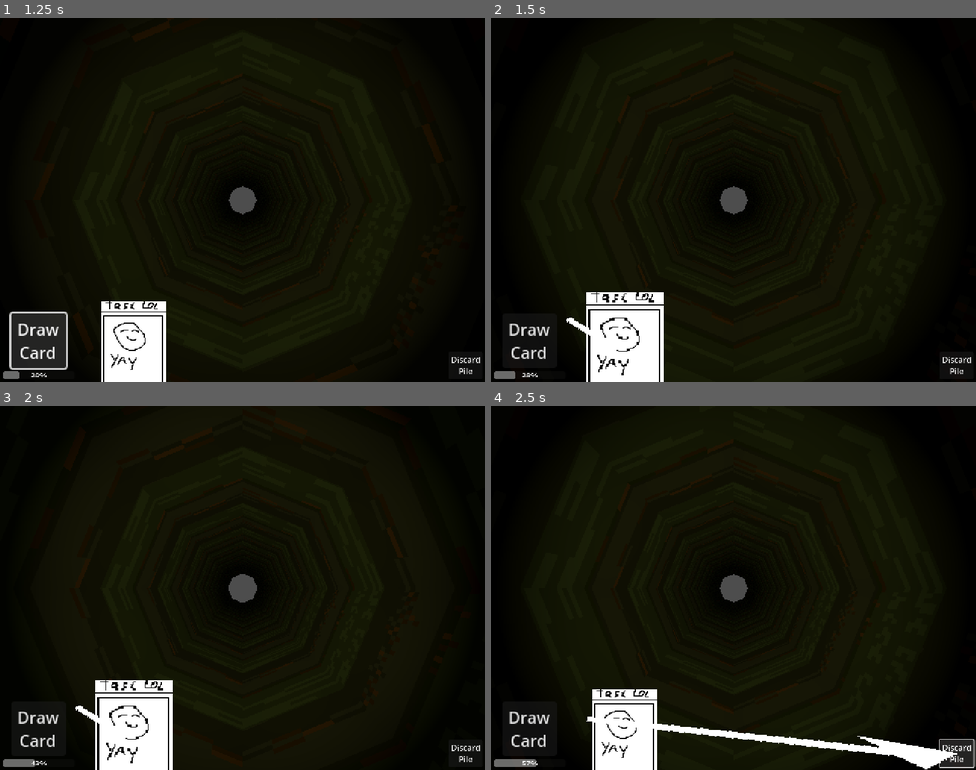
Above: before the commit, frames 1-4 (two rows, left to right).
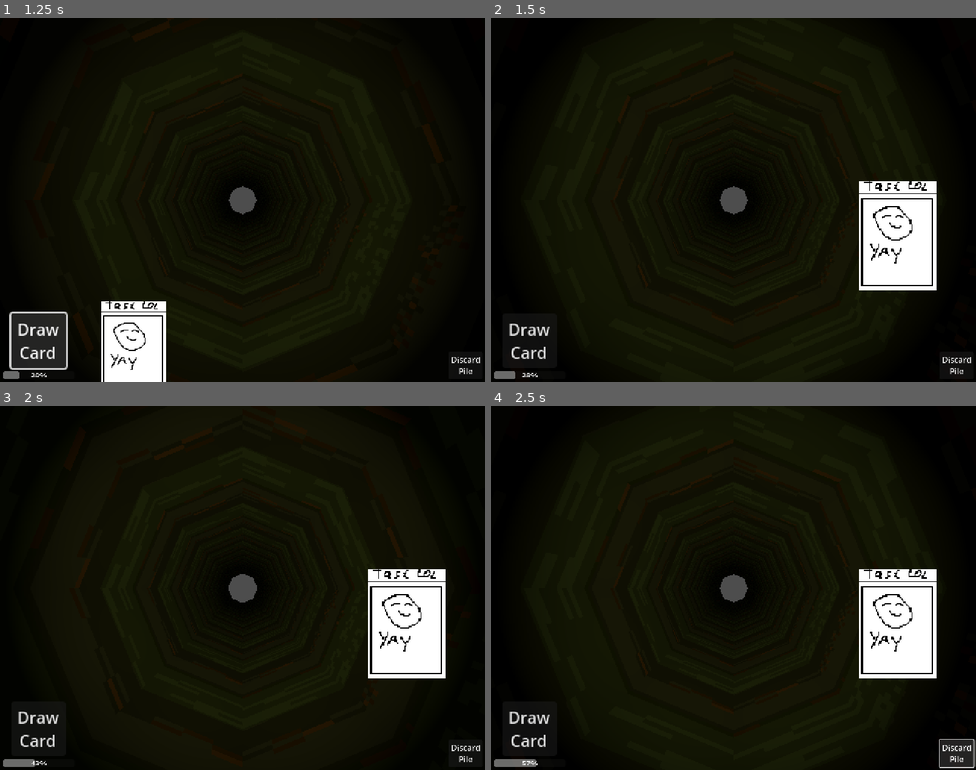
Above: after the commit, the same moments.

Repository: SoulPixelIV/arceus-century
Game: Godot game, scene res://scene.tscn
Two runs of this game, one before a commit and one after it. Both use one fixed random seed, a clock stepped at 60 frames per second and the inputs below.
Inputs (mouse positions are in pixels of both pictures, inside the frame that each line leads up to):
- Up to frame 1 (1.25 s): click "Draw Card" at 0.5 s
- Up to frame 2 (1.5 s): click (626, 345) at 1.25 s
- Up to frame 3 (2 s): no input
- Up to frame 4 (2.5 s): click "Discard Pile" at 2 s

Frame 1 is identical in both runs. In frame 2, 7.8% of the frame differs, in the area x 15-92%, y 44-100%; in frame 3, 7.8%; in frame 4, 8.5%, in the area x 19-97%, y 44-100%.

Commit message:
Replaced card arrow with selected floating card on screen

Diff:
--- a/Scripts/card.gd
+++ b/Scripts/card.gd
@@ -1,18 +1,42 @@
 extends TextureButton
 
 var handPos = 0
+var original_posX = 0
+var original_posY = 0
 var card_ui_parent = null
+var curr_hovered = false
+var card_is_selected = false
 
 func _ready() -> void:
 	pivot_offset = size / 2
 
 func _on_mouse_entered() -> void:
-	scale = Vector2(1.2, 1.2)
+	if !card_is_selected:
+		curr_hovered = true
+		z_index = 100
+		scale = Vector2(1.2, 1.2)
+		position += Vector2(0, -20)
 
 func _on_mouse_exited() -> void:
-	scale = Vector2(1, 1)
+	if !card_is_selected:
+		curr_hovered = false
+		z_index = 0
+		scale = Vector2(1, 1)
+		position -= Vector2(0, -20)
 
 func _on_button_down() -> void:
-	if !card_ui_parent.card_selected:
-		card_ui_parent.card_selected = true
-		card_ui_parent.arrow_start_pos = position
+	if curr_hovered and !card_ui_parent.card_is_selected:
+		card_ui_parent.card_is_selected = true
+		card_has_focus()
+	elif card_is_selected:
+		card_ui_parent.card_is_selected = false
+		z_index = 0
+		scale = Vector2(1, 1)
+		position = Vector2(original_posX, original_posY - 20)
+		card_is_selected = false
+
+func card_has_focus() -> void:
+	card_is_selected = true
+	z_index = 100
+	scale = Vector2(1.2, 1.2)
+	position = Vector2(370, 170)
--- a/Scripts/card_ui.gd
+++ b/Scripts/card_ui.gd
@@ -3,14 +3,10 @@
 @export var cardTimerSpeed = 30
 
 var card = preload("res://Scenes/card.tscn")
-var arrowTexture = preload("res://Textures/arrow.png")
 var maxNumberOfCards = 5
 var cardSlots = [0, 0, 0, 0, 0]
 var currCardNum = 0
-var arrow = null
-var arrow_start_pos = Vector2(0, 0)
-var card_selected = false
-var arrow_spawned = false
+var card_is_selected = false
 
 @onready var card_container = $CardContainer
 @onready var timer_bar = $TimerBar
@@ -19,37 +15,6 @@
 	timer_bar.value = 100
 
 func _process(delta: float) -> void:
-	#Card Arrow
-	if card_selected:
-		if !arrow_spawned:
-			arrow = TextureRect.new()
-			arrow.texture = arrowTexture
-			arrow.position = Vector2(100, 100)
-			add_child(arrow)
-			arrow_spawned = true
-	else:
-		arrow_spawned = false
-
-	if arrow != null:
-		var from_pos = arrow_start_pos  # Position, z. B. von der Karte
-		var to_pos = get_viewport().get_mouse_position()
-		var arrow_direction = to_pos - from_pos
-		var arrow_distance = arrow_direction.length()
-		var arrow_angle = arrow_direction.angle()
-
-		arrow.global_position = from_pos
-		arrow.rotation = arrow_angle
-		var base_width = arrow.texture.get_width()
-		arrow.pivot_offset = Vector2(0, arrowTexture.get_height() / 2.0)
-		arrow.stretch_mode = TextureRect.STRETCH_SCALE
-		arrow.scale.x = arrow_distance / base_width
-
-	#Release Arrow
-	if Input.is_action_just_pressed("exit"):
-		if card_selected:
-			arrow.queue_free()
-			card_selected = false
-
 	#Timer Bar
 	if timer_bar.value < 100:
 		timer_bar.value += delta * cardTimerSpeed
@@ -68,6 +33,8 @@
 		spawnedCard.card_ui_parent = self
 		spawnedCard.handPos = currCardNum
 		spawnedCard.position = Vector2(100 + 60 * currCardNum, 280)
+		spawnedCard.original_posX = 100 + 60 * currCardNum
+		spawnedCard.original_posY = 280
 		card_container.add_child(spawnedCard)
 
 func _on_draw_card_button_pressed() -> void:
Renamed: Textures/arrow.png -> Textures/Legacy/arrow.png
Not shown, changed: Textures/Legacy/arrow.png.import
Not shown, added: Scenes/card.tscn355269923.tmp
Not shown, added: Scenes/card.tscn363204773.tmp
